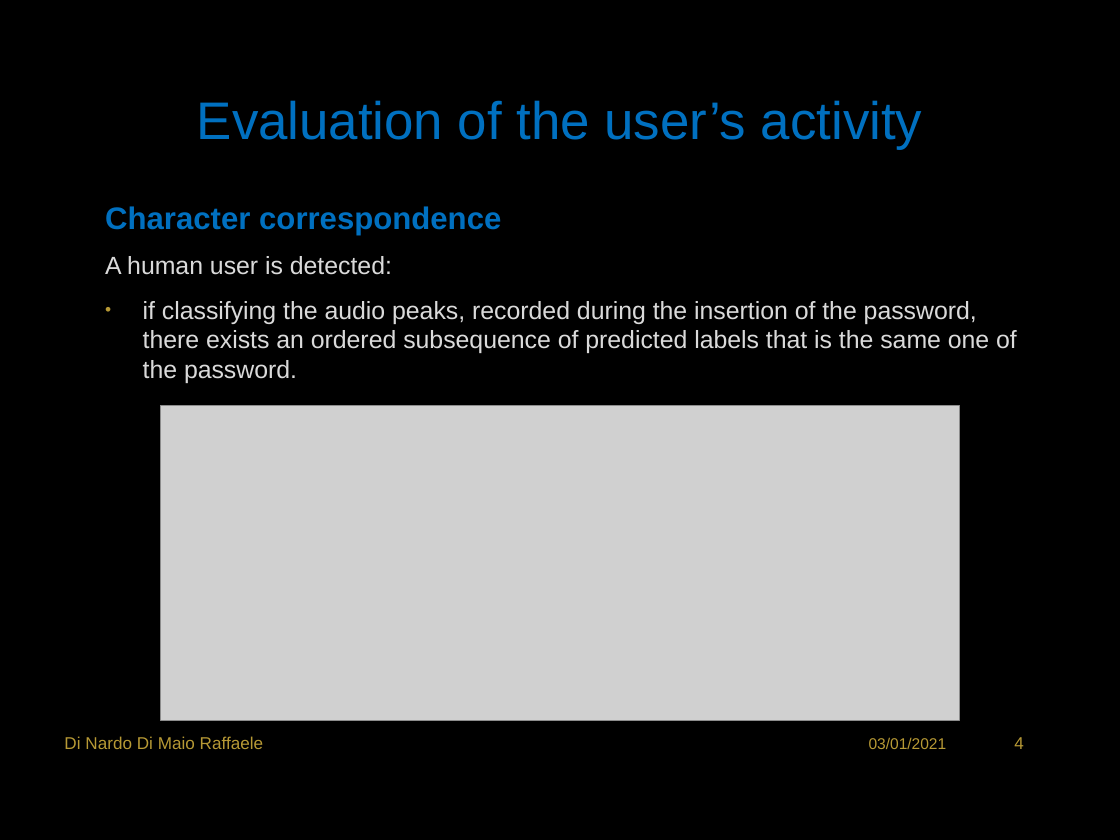
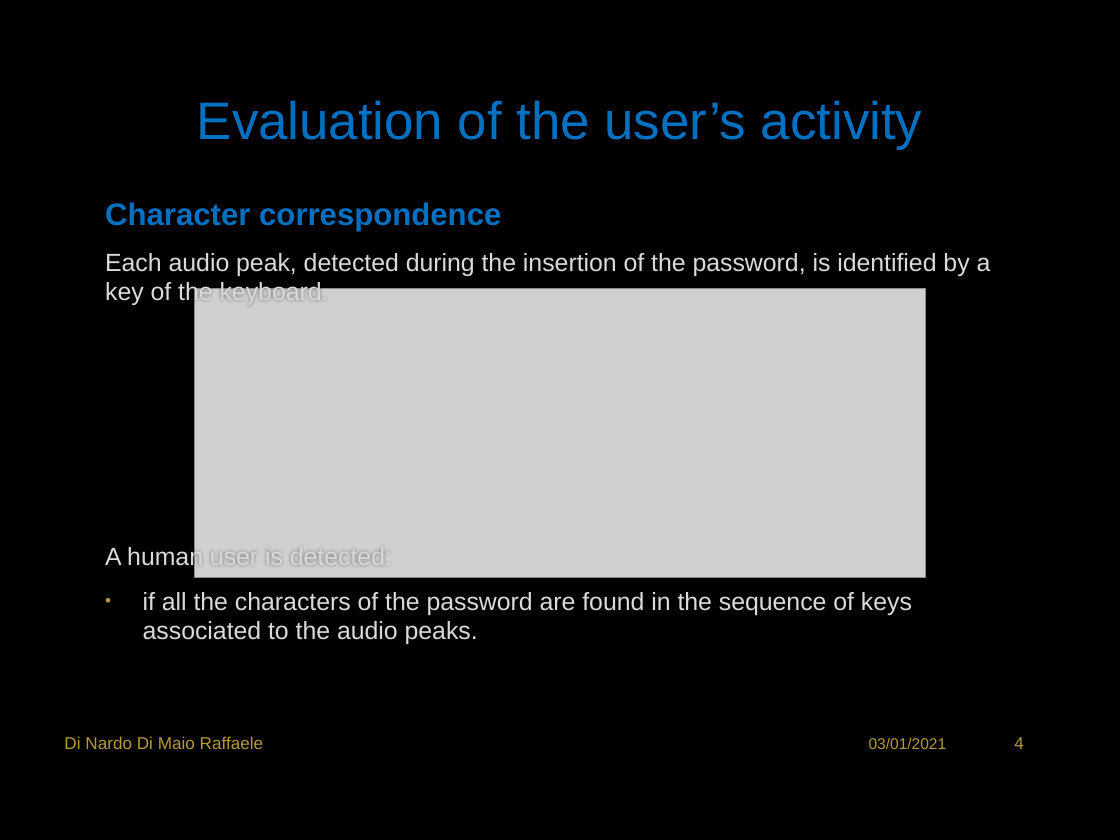
Before and after one commit to RaffaDNDM/AcCAPPCHA, a slide deck: slide 5 of Thesis/AcCAPPCHA.pptx. Drawn at 1120x840 pixels with LibreOffice and Linux fonts; fonts in the diff are those of the drawing; grey boxes stand for pictures; background and template pictures are left out. Boxes give left, top, right and bottom in pixels: in the first picture for what was removed or moved away, otherwise in the second. Text is boxed around its words. In the diff, an @@ line names an element or a change of style, - is before the commit and + after.

```diff
--- a/Thesis/AcCAPPCHA.pptx
+++ b/Thesis/AcCAPPCHA.pptx
@@ text at [105, 253, 991, 306]: paragraph added @@
+Each audio peak, detected during the insertion of the password, is identified by a key of the keyboard.
@@ picture: place and size @@
-picture at [161, 405, 960, 721]
+picture at [195, 289, 926, 578]
@@ text at [143, 592, 912, 644]: text changed @@
-• if classifying the audio peaks, recorded during the insertion of the password, there exists an ordered subsequence of predicted labels that is the same one of the password.
+• if all the characters of the password are found in the sequence of keys associated to the audio peaks.
```
Also in this commit, not shown: 1 other slide changed.
